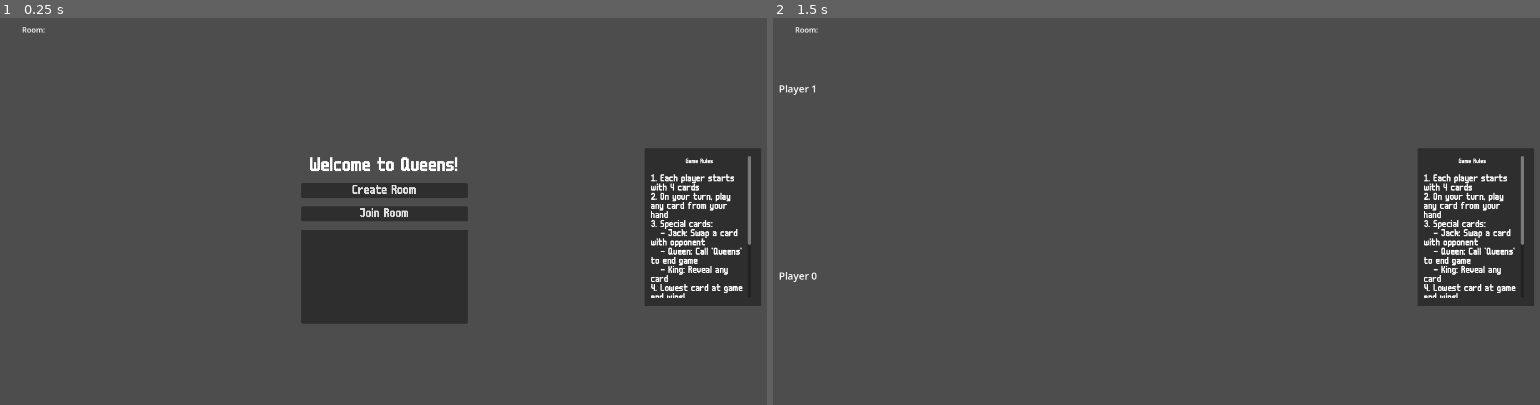
Above: before the commit, frames 1-2 (left to right).
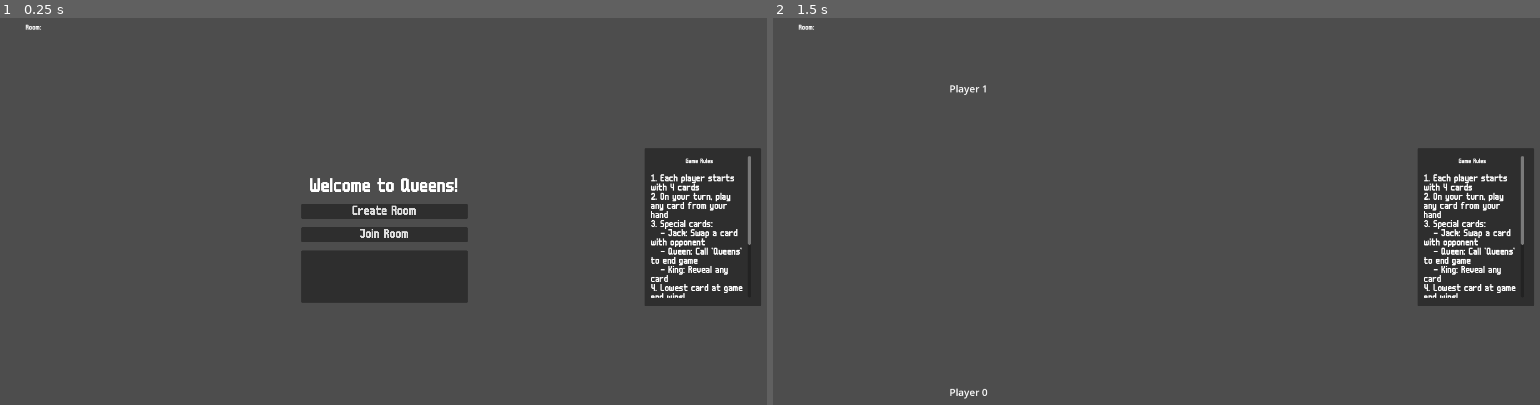
Above: after the commit, the same moments.

Repository: zyreoo/queens
Game: Godot game, scene res://scenes/main.tscn
The game is run twice, just before and just after one commit, with the same random seed, the same clock (stepped at 60 frames per second) and the same inputs.
Inputs (mouse positions are in pixels of both pictures, inside the frame that each line leads up to):
- Up to frame 1 (0.25 s): no input
- Up to frame 2 (1.5 s): click "Create Room" at 0.5 s; tap Enter at 1.25 s; move the mouse to (1332, 219) at 1.27 s

The runs differ from the first frame. In frame 1, 3.5% of the frame differs, in the area x 2-62%, y 1-80%; in frame 2, 0.2%.

Commit message:
added more ui

Diff:
--- a/queens-gameplay/scripts/main.gd
+++ b/queens-gameplay/scripts/main.gd
@@ -50,7 +50,38 @@
 var countdown := 0
 var used_deck: Array = []
 
+# Add animation variables at the top of the file
+var animation_time: float = 0.0
+const ANIMATION_SPEED: float = 2.0  # Speed of the wave
+const ANIMATION_AMPLITUDE: float = 10.0  # Height of the wave
+
 func _ready():
+	# Start card animation timer
+	var animation_timer = Timer.new()
+	animation_timer.name = "CardAnimationTimer"
+	animation_timer.wait_time = 0.016  # ~60 FPS
+	animation_timer.timeout.connect(_update_card_animations)
+	add_child(animation_timer)
+	animation_timer.start()
+
+	# Setup custom font
+	var custom_font = load("res://assets/font/m6x11.ttf")
+	if custom_font:
+		apply_custom_font($MenuContainer, custom_font)
+		apply_custom_font($GameContainer, custom_font)
+
+	# Center menu container
+	var menu_container = $MenuContainer
+	if menu_container:
+		var viewport_size = get_viewport().size
+		var menu_size = Vector2(400, 300)
+		menu_container.size = menu_size
+		menu_container.custom_minimum_size = menu_size
+		menu_container.position = Vector2(
+			(viewport_size.x - menu_size.x) / 2,
+			(viewport_size.y - menu_size.y) / 2
+		)
+
 	if RoomState.room_id != "":
 		room_id = RoomState.room_id
 		join_game()
@@ -332,9 +363,21 @@
 		card_node.mouse_default_cursor_shape = Control.CURSOR_ARROW
 		card_node.is_center_card = true
 		card_node.position = Vector2.ZERO
+		card_node.z_index = 3
 		center_card_slot.add_child(card_node)
 
 	center_card = card_data.duplicate()
+
+func update_center_card_slot_position():
+	if center_card_slot:
+		var viewport_size = get_viewport().size
+		var slot_size = Vector2(100, 150)  # Standard card size
+		center_card_slot.size = slot_size
+		center_card_slot.custom_minimum_size = slot_size
+		center_card_slot.position = Vector2(
+			(viewport_size.x - slot_size.x) / 2,
+			(viewport_size.y - slot_size.y) / 2
+		)
 
 func ensure_player_nodes():
 	var bottom_container = $GameContainer.get_node_or_null("BottomPlayerContainer")
@@ -348,13 +391,28 @@
 		push_error("Error: Top container not found")
 		return
 
-	bottom_container.size = Vector2(1000, 250)
-	bottom_container.custom_minimum_size = Vector2(1000, 250)
-	bottom_container.position = Vector2(50, 500)
-
-	top_container.size = Vector2(1000, 250)
-	top_container.custom_minimum_size = Vector2(1000, 250)
-	top_container.position = Vector2(50, 50)
+	var viewport_size = get_viewport().size
+	var container_width = 1000
+	var container_height = 250
+
+	bottom_container.size = Vector2(container_width, container_height)
+	bottom_container.custom_minimum_size = Vector2(container_width, container_height)
+	bottom_container.position = Vector2(
+		(viewport_size.x - container_width) / 2,
+		viewport_size.y - container_height - 50
+	)
+	bottom_container.z_index = 2
+
+	top_container.size = Vector2(container_width, container_height)
+	top_container.custom_minimum_size = Vector2(container_width, container_height)
+	top_container.position = Vector2(
+		(viewport_size.x - container_width) / 2,
+		50
+	)
+	top_container.z_index = 2
+
+	if center_card_slot:
+		center_card_slot.z_index = 3
 
 	for child in bottom_container.get_children():
 		child.queue_free()
@@ -416,6 +474,8 @@
 
 	top_container.visible = true
 	top_container.modulate = Color(1, 1, 1)
+
+	update_center_card_slot_position()
 
 	await get_tree().process_frame
 
@@ -879,7 +939,7 @@
 		preview_card.flip_card(false)
 		preview_card.modulate.a = 0.5
 		preview_card.position = Vector2.ZERO
-		preview_card.z_index = 1
+		preview_card.z_index = 4
 
 func clear_center_preview():
 	if center_card_slot:
@@ -1064,8 +1124,16 @@
 	preview_card.modulate = Color(1, 1, 0.7)
 	preview_card.name = "DrawnCardPreview"
 
-	preview_card.position = Vector2(get_viewport().size.x / 2 - preview_card.size.x / 2,
-								  get_viewport().size.y / 2 - preview_card.size.y / 2)
+	# Center the preview card
+	var viewport_size = get_viewport().size
+	var card_size = Vector2(100, 150)  # Standard card size
+	preview_card.size = card_size
+	preview_card.position = Vector2(
+		(viewport_size.x - card_size.x) / 2,
+		(viewport_size.y - card_size.y) / 2
+	)
+	preview_card.z_index = 101  # Ensure it's above all other elements
+
 	add_child(preview_card)
 
 	is_showing_drawn_card = true
@@ -1082,3 +1150,35 @@
 		timer.queue_free()
 	)
 	timer.start()
+
+func apply_custom_font(node: Node, font: Font):
+	if node is Label or node is Button:
+		node.add_theme_font_override("font", font)
+
+	for child in node.get_children():
+		apply_custom_font(child, font)
+
+func _update_card_animations():
+	animation_time += 0.016  # Increment time
+
+	# Update cards in both containers
+	for container_name in ["BottomPlayerContainer", "TopPlayerContainer"]:
+		var container = $GameContainer.get_node_or_null(container_name)
+		if container:
+			for player in container.get_children():
+				var hand_container = player.get_node_or_null("HandContainer")
+				if hand_container:
+					var card_index = 0
+					for card in hand_container.get_children():
+						if card is TextureButton:  # Only animate cards
+							var phase = animation_time * ANIMATION_SPEED + card_index * 0.5
+							var offset = sin(phase) * ANIMATION_AMPLITUDE
+
+							# Store original position if not already stored
+							if not card.has_meta("original_y"):
+								card.set_meta("original_y", card.position.y)
+
+							# Update position with sine wave offset
+							var original_y = card.get_meta("original_y")
+							card.position.y = original_y + offset
+						card_index += 1
